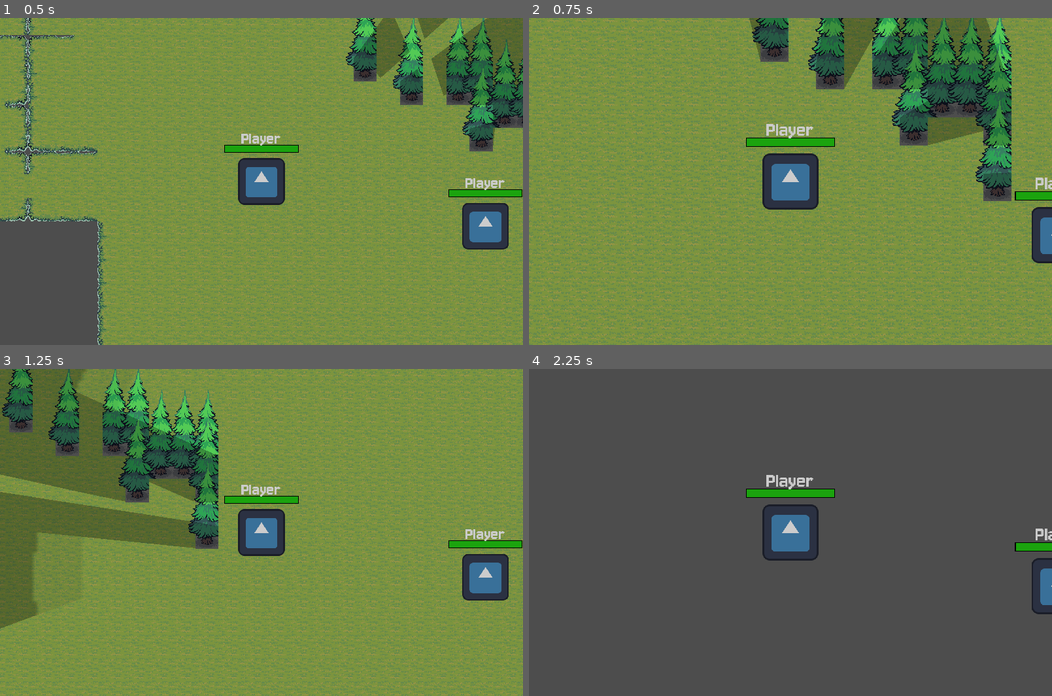
Above: before the commit, frames 1-4 (two rows, left to right).
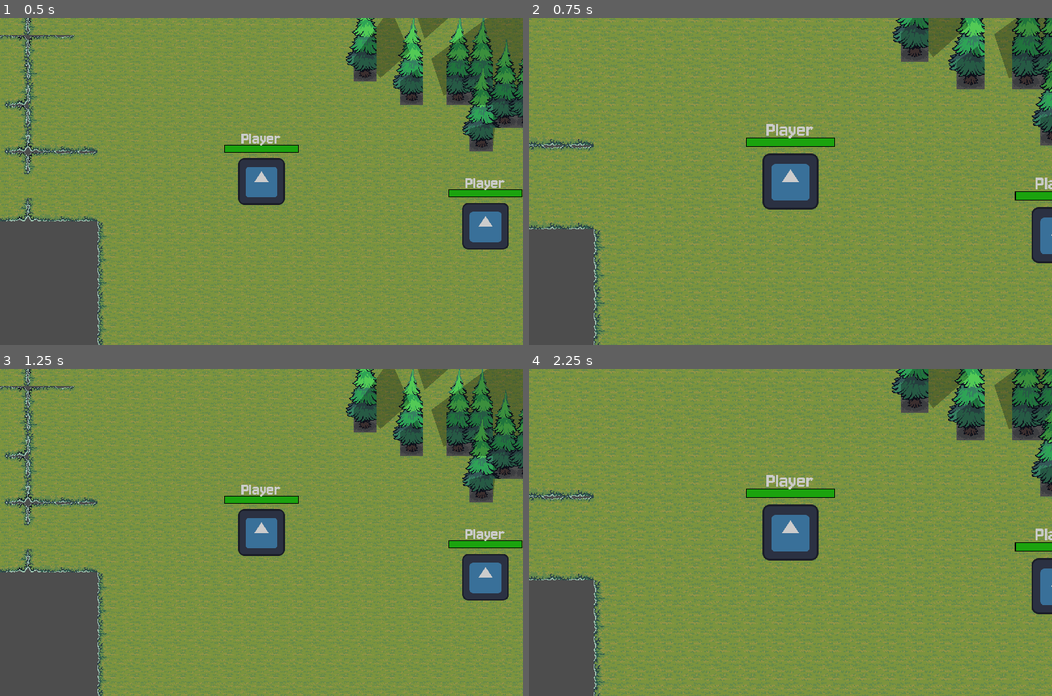
Above: after the commit, the same moments.

Repository: August099/juegoMulti
Game: Godot game, scene res://Escenario/Prueba_Vision.tscn
The game is run twice, just before and just after one commit, with the same random seed, the same clock (stepped at 60 frames per second) and the same inputs. This scene is started directly instead of the project's main scene. The engine's default icon, where the game draws it, is replaced by a stand-in: a white triangle on a blue panel in a dark square.
Inputs (mouse positions are in pixels of both pictures, inside the frame that each line leads up to):
- Up to frame 1 (0.5 s): no input
- Up to frame 2 (0.75 s): tap Enter (ui_accept) at 0.5 s; move the mouse to (905, 165) at 0.52 s; hold D (MoveRight) from 0.53 s (still down); tap Mouse wheel up (ZoomIn) at 0.6 s
- Up to frame 3 (1.25 s): keep holding D (MoveRight); tap Enter (ui_accept) at 0.77 s
- Up to frame 4 (2.25 s): move the mouse to (685, 548) at 1.27 s; release D (MoveRight) at 1.28 s; hold S (MoveDown) 1.28-2.03 s; tap Mouse wheel down (ZoomOut) at 1.35 s; tap Enter (ui_accept) at 1.52 s; move the mouse to (842, 460) at 2.02 s; hold D (MoveRight) from 2.03 s (still down); tap Mouse wheel up (ZoomIn) at 2.1 s

Frame 1 is identical in both runs. In frame 2, 22% of the frame differs, in the area x 0-100%, y 0-100%; in frame 3, 37%; in frame 4, 91%.
Error after the commit: Invalid access to property or key 'movement_unlocked' on a base object of type 'null instance'. (res://Scripts/player.gd:32)

Commit message:
Loading screen added and now players cant move while its there

Diff:
--- a/Escenario/NivelPrueba.gd
+++ b/Escenario/NivelPrueba.gd
@@ -36,6 +36,9 @@
 		# Cambio el estado del juego
 		multiplayer_node.game_state = GameState.IN_GAME
 
+		# Actualizo la pantalla de carga
+		actualizar_carga()
+
 		await wait_clients()
 
 		# Generacion del mundo
@@ -51,6 +54,7 @@
 
 		# Actualizo datos en los clientes
 		multiplayer_node.game_state = GameState.IN_GAME
+		actualizar_carga()
 
 	# Despues de que todos se unieron seteo la niebla de guerra para cada equipo
 	await wait_for_multiple_players()
@@ -204,6 +208,7 @@
 	# Call server to update ready state
 	if multiplayer.is_server():
 		set_player_ready(id, true)
+		actualizar_carga()
 	else:
 		rpc_id(1, "set_player_ready_request", id, true)
 
@@ -229,6 +234,7 @@
 func update_players_replica(replica: Dictionary):
 
 	multiplayer_node.players = replica.duplicate(true)
+	actualizar_carga()
 
 
 # Check if all players are ready
@@ -250,3 +256,22 @@
 		await get_tree().process_frame
 
 	print("TODOS ESTAN LISTOS: ", multiplayer.get_unique_id() ,multiplayer_node.players)
+
+	# Cuando todos estan listos saco la pantalla de carga y habilito el movimiento de las entidades
+	$PantallaCarga.visible = false
+	multiplayer_node.movement_unlocked = true
+
+
+func actualizar_carga():
+
+	var listos = $PantallaCarga/Control/PanelContainer/MarginContainer/VBoxContainer/Listos
+
+	var players_list = multiplayer_node.players
+
+	var num_players = players_list.size()
+	var count: int = 0
+	for id in players_list:
+		if players_list[id].ready:
+			count += 1
+
+	listos.text = "Jugadores listos: " + str(count) + "/" + str(num_players)
--- a/Escenario/NivelPrueba.tscn
+++ b/Escenario/NivelPrueba.tscn
@@ -1,7 +1,10 @@
-[gd_scene load_steps=3 format=3 uid="uid://buq47qc8ap5h8"]
+[gd_scene load_steps=4 format=3 uid="uid://buq47qc8ap5h8"]
 
 [ext_resource type="Script" path="res://Escenario/NivelPrueba.gd" id="1_vugom"]
 [ext_resource type="TileSet" uid="uid://2d03btp2ybwt" path="res://Assets/Terrain/TILESET.tres" id="2_83sa8"]
+
+[sub_resource type="StyleBoxFlat" id="StyleBoxFlat_vu3xj"]
+bg_color = Color(0.145098, 0.145098, 0.145098, 1)
 
 [node name="NivelPrueba" type="Node2D"]
 script = ExtResource("1_vugom")
@@ -26,3 +29,55 @@
 position = Vector2(1556, 842)
 
 [node name="Spawn1" type="Node2D" parent="."]
+
+[node name="PantallaCarga" type="CanvasLayer" parent="."]
+
+[node name="Control" type="Control" parent="PantallaCarga"]
+layout_mode = 3
+anchors_preset = 15
+anchor_right = 1.0
+anchor_bottom = 1.0
+grow_horizontal = 2
+grow_vertical = 2
+
+[node name="PanelContainer" type="PanelContainer" parent="PantallaCarga/Control"]
+layout_mode = 1
+anchors_preset = 15
+anchor_right = 1.0
+anchor_bottom = 1.0
+grow_horizontal = 2
+grow_vertical = 2
+theme_override_styles/panel = SubResource("StyleBoxFlat_vu3xj")
+
+[node name="MarginContainer" type="MarginContainer" parent="PantallaCarga/Control/PanelContainer"]
+layout_mode = 2
+theme_override_constants/margin_left = 100
+theme_override_constants/margin_top = 100
+theme_override_constants/margin_right = 100
+theme_override_constants/margin_bottom = 100
+
+[node name="VBoxContainer" type="VBoxContainer" parent="PantallaCarga/Control/PanelContainer/MarginContainer"]
+layout_mode = 2
+theme_override_constants/separation = 40
+
+[node name="Control" type="Control" parent="PantallaCarga/Control/PanelContainer/MarginContainer/VBoxContainer"]
+layout_mode = 2
+size_flags_vertical = 3
+
+[node name="Label" type="Label" parent="PantallaCarga/Control/PanelContainer/MarginContainer/VBoxContainer"]
+layout_mode = 2
+theme_override_font_sizes/font_size = 70
+text = "Cargando el mapa y esperando al resto de jugadores..."
+horizontal_alignment = 1
+autowrap_mode = 2
+
+[node name="Listos" type="Label" parent="PantallaCarga/Control/PanelContainer/MarginContainer/VBoxContainer"]
+layout_mode = 2
+theme_override_font_sizes/font_size = 50
+text = "Jugadores listos: ./."
+horizontal_alignment = 1
+autowrap_mode = 2
+
+[node name="Control2" type="Control" parent="PantallaCarga/Control/PanelContainer/MarginContainer/VBoxContainer"]
+layout_mode = 2
+size_flags_vertical = 3
--- a/Multijugador/Multiplayer.gd
+++ b/Multijugador/Multiplayer.gd
@@ -13,6 +13,7 @@
 enum GameState{MENU, LOBBY, IN_GAME}
 
 @export var game_state := GameState.MENU
+@export var movement_unlocked := false
 
 
 func _ready():
--- a/Scripts/player.gd
+++ b/Scripts/player.gd
@@ -6,6 +6,9 @@
 var friction = 0.2
 
 @onready var camera = $Camera2D
+
+# Get properties from multiplayer node
+@onready var multiplayer_node = get_node("/root/Multiplayer")
 
 func _ready():
 	# Set the camera as current if we are this player.
@@ -24,6 +27,9 @@
 
 func _physics_process(delta):
 	if !is_multiplayer_authority():
+		return
+
+	if not multiplayer_node.movement_unlocked:
 		return
 
 	var dir : Vector2 = input.move_direction
